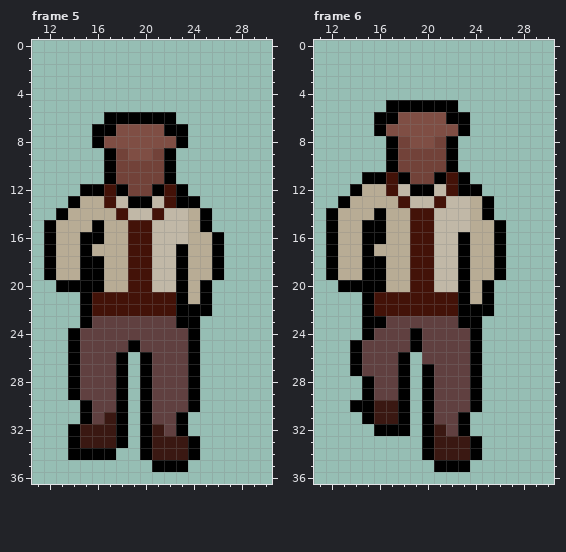
Animated GIF sprite, stored at packages/client/src/assets/villager/villager_up.gif. That is the earlier state.
The file is 80x80 pixels, drawn in blocks of 2x2; one block is one cell here. Shown: frame 5: x 11..30, y 0..36; frame 6: x 11..30, y 0..36. The commit also changed other frames, which this record leaves out.
The result:
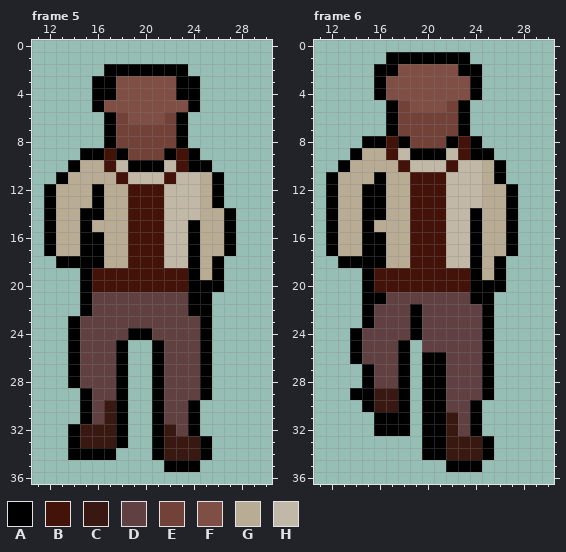
Palette (. is transparent): A #000000  B #431208  C #3a1812  D #604040  E #724239  F #7f4e44  G #b8ac95  H #c1b8a7
Change:
Changed rows in their new state; - is an unchanged pixel.
Frame 5:
first column x 12:
 2 -----AAAAAAA----
 3 ----AAFFFFFAA---
 4 ----AAFFFFFAA---
 5 ----AFFFFFFFA---
 6 ------EFFFEA----
 7 ----.-EEEEE-----
 8 ----.AEEEEE-----
 9 ---AABAEE--BA---
10 --AGGBHAAAHBAA--
11 -AGGGGBHHHBHHGA-
12 AGGG-GGBBBHHHGA-
13 AGG-AGGBBBHHHGA-
14 AG-AA-GBB---HGGA
15 ---AG----B--AGGA
16 ---------B--A-GA
17 ----A----B-HA-GA
18 .AA------B-HA---
19 ...-BBB--BBBA---
20 -..-BBB--BBBA-A-
21 ----DDDDDDDDA---
22 ----DDDDDDDD----
23 --AD-------DDA--
24 -------AA---DA--
25 ------A..A--DA--
26 --------.A--DA--
27 --------.A--DA--
28 --------.A--DA--
29 --.A----.A--DA--
30 -----C--.A------
31 --------.A-DA---
32 --------.ACDA---
33 --------.A--CA--
34 --------.A--CA--
35 ---------.--A---
Frame 6:
first column x 12:
 1 -----AAAAAAA----
 2 ----AAFFFFFAA---
 3 ----AFFFFFFFA---
 4 ----AFFFFFFFA---
 5 ------EFFFEA----
 6 ----.-EEEEE-----
 7 ----.AEEEEE-----
 8 ---AABAEE--BA---
 9 --AGGBHAAAHBAA--
10 -AGGGGBHHHBHHGA-
11 AGGG-GGBBBHHHGA-
12 AGGAAGGBBBHHHGGA
13 AG-AA-GBB---HGGA
14 ---A-----B--AGGA
15 ----G----B--A-GA
16 ---------B-HA-GA
17 ----A----B-HA-GA
18 .AA------B-HA---
19 ...-BBB--BBBA---
20 -..-BBB--BBBA-A-
21 ----ADDDDDDDA---
22 ----DDDADDDDD---
23 ----D--A---DDA--
24 --AD--------DA--
25 ------A.----DA--
26 --------AA--DA--
27 --.A-----A--DA--
28 ---------A--DA--
29 --A-CC---A--DA--
30 --.------A------
31 ---.AA---ACDA---
32 ---------ACDA---
33 ---------A--CA--
34 ---------A--CA--
35 ---------.--A---
